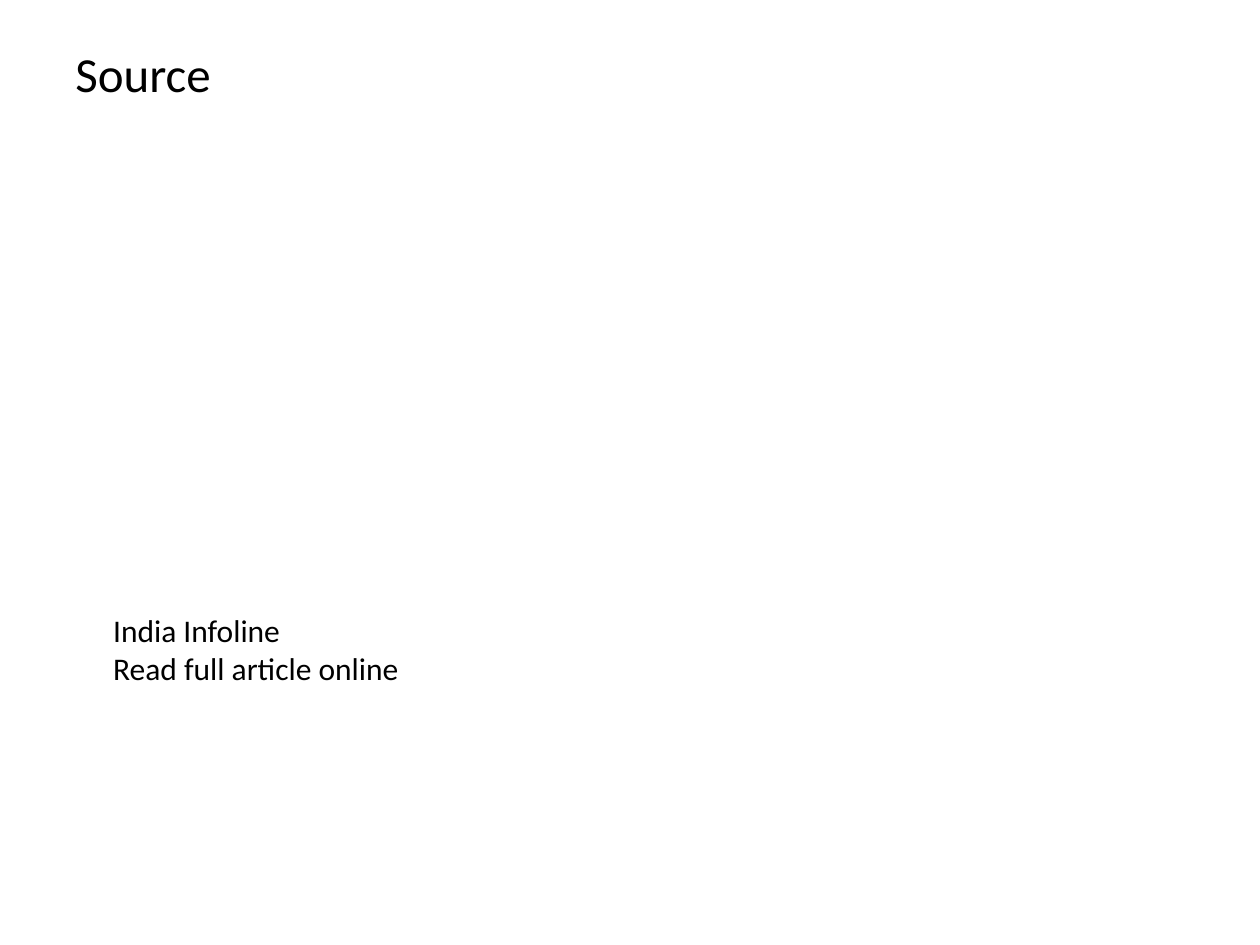
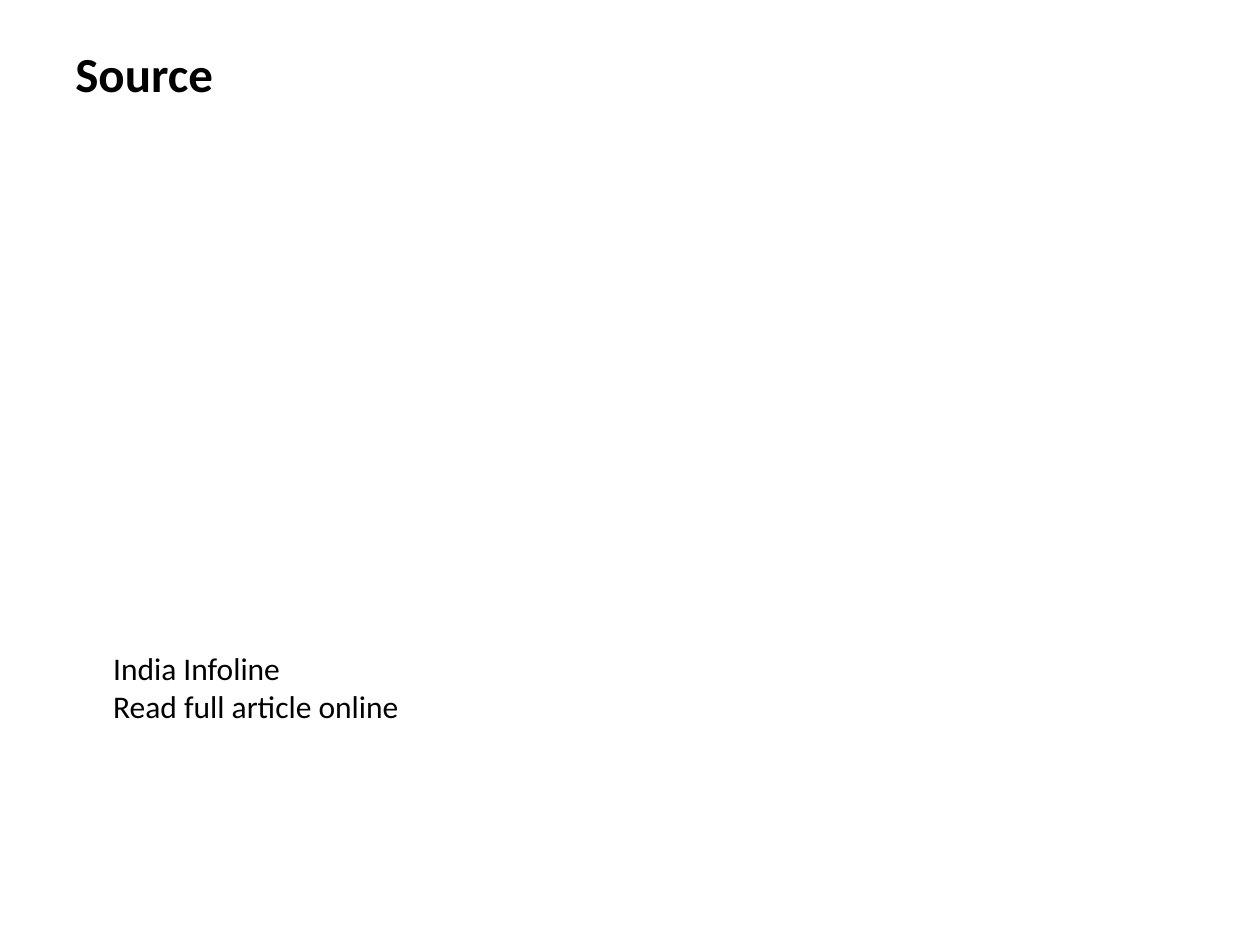
Before and after one commit to gauravsiemens1988/Linkedin-AI-Agent_Personal, a slide deck: slide 5 of drafts/linkedin_carousel.pptx. Drawn at 1260x945 pixels with LibreOffice and Linux fonts; fonts in the diff are those of the drawing. Boxes give left, top, right and bottom in pixels: in the first picture for what was removed or moved away, otherwise in the second. Text is boxed around its words. In the diff, an @@ line names an element or a change of style, - is before the commit and + after.

```diff
--- a/drafts/linkedin_carousel.pptx
+++ b/drafts/linkedin_carousel.pptx
@@ text "Source" at box(75, 60, 213, 93): bold on @@
@@ text "India Infoline": place and size @@
-text "India Infoline" at box(113, 620, 399, 681)
+text "India Infoline" at box(113, 658, 399, 719)
```
Also in this commit, not shown: 4 other slides changed.
